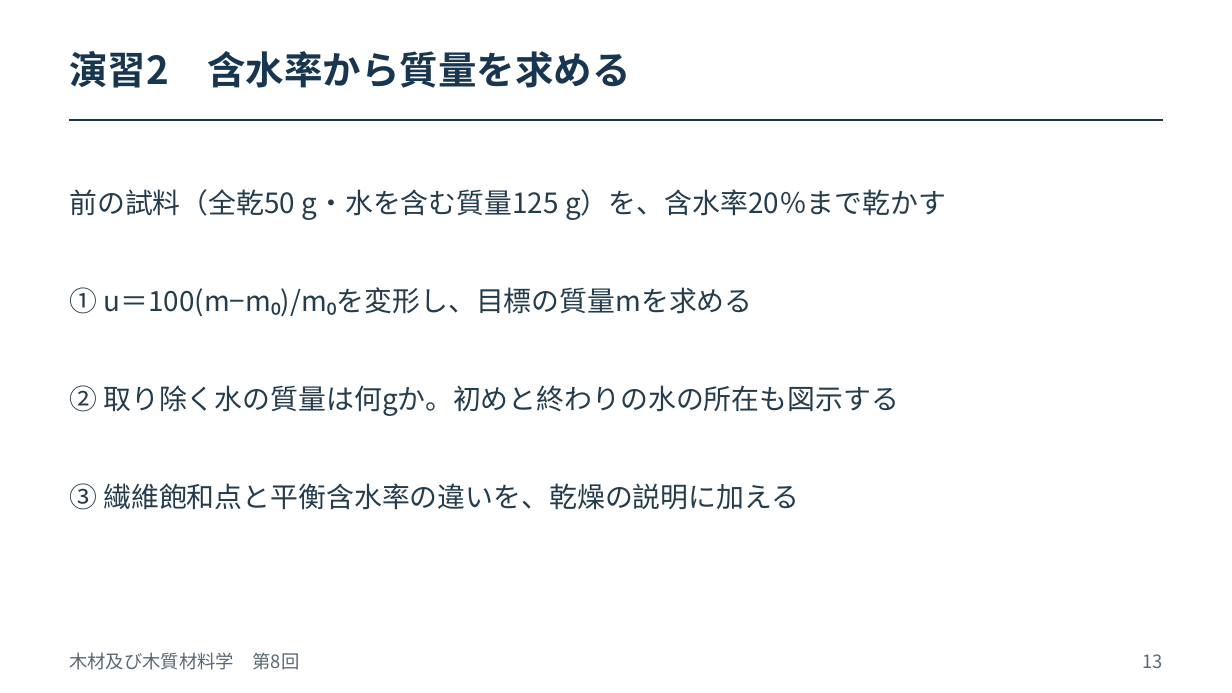
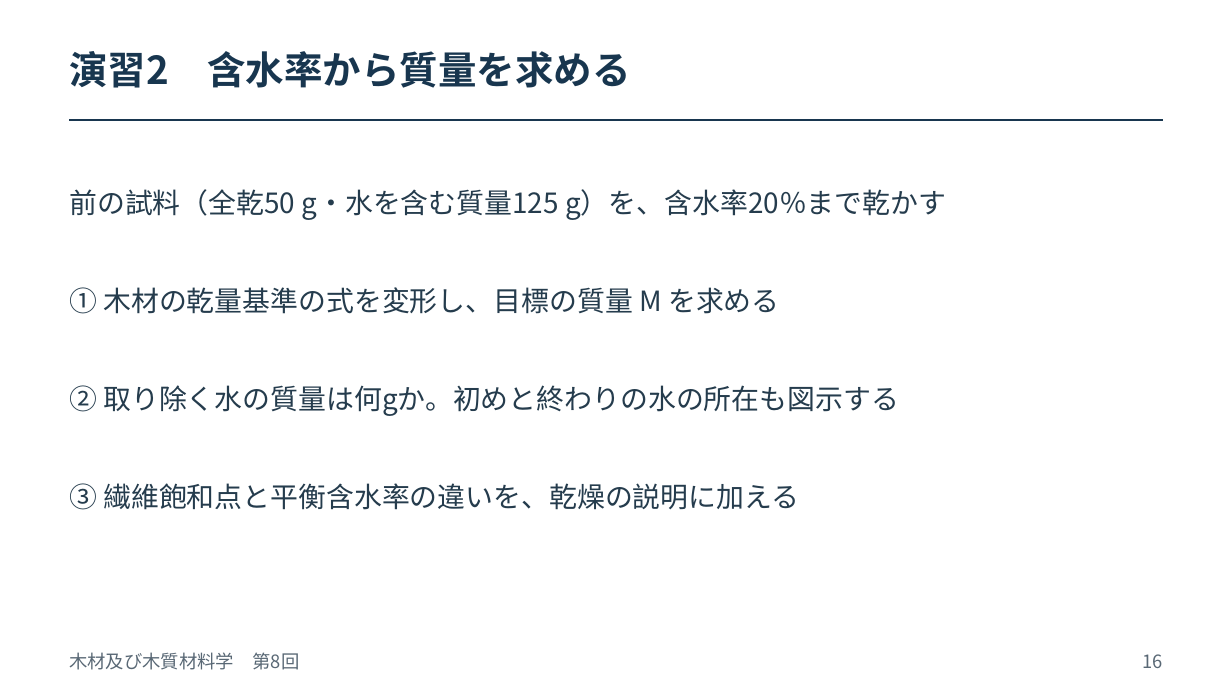
Before and after one commit to zooc-14calbp/wood-science-course, a slide deck: slide 16 of 第08回/08_木材と水.pptx (slide 13 before the commit). Drawn at 1232x693 pixels with LibreOffice and Linux fonts; fonts in the diff are those of the drawing. Boxes give left, top, right and bottom in pixels: in the first picture for what was removed or moved away, otherwise in the second. Text is boxed around its words. In the diff, an @@ line names an element or a change of style, - is before the commit and + after.

```diff
--- a/第08回/08_木材と水.pptx
+++ b/第08回/08_木材と水.pptx
@@ text at (69,287,779,314): text changed @@
-① u＝100(m−m₀)/m₀を変形し、目標の質量mを求める
+① 木材の乾量基準の式を変形し、目標の質量 M を求める
@@ text at (1142,654,1162,668): text changed @@
-13
+16
```
Also in this commit, not shown: 15 other slides changed, 4 slides added, 1 slide removed, 12 other files.
